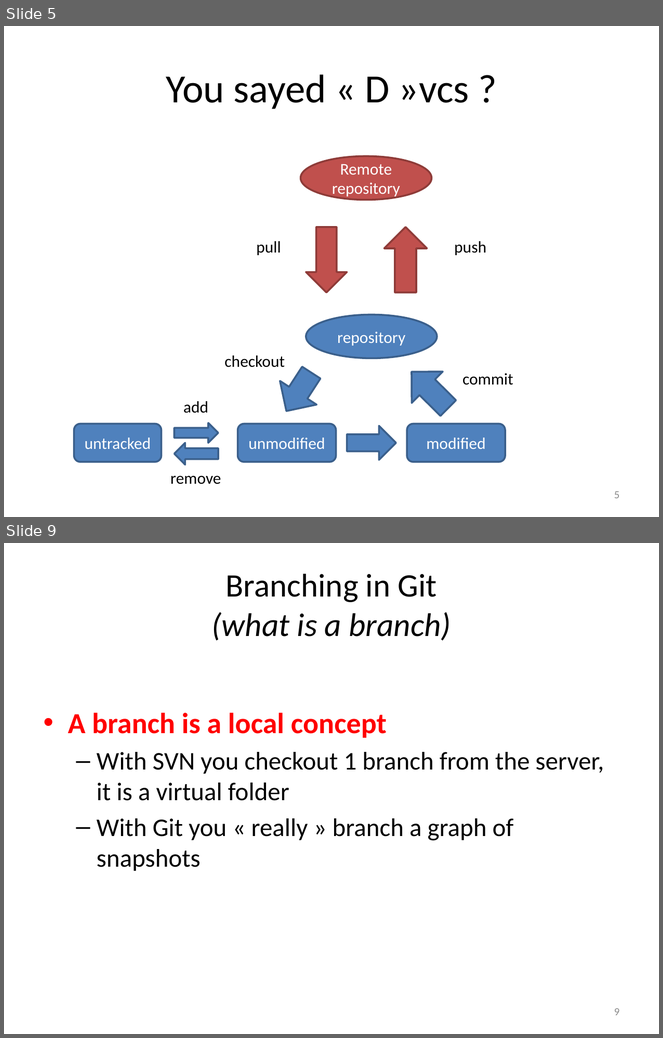
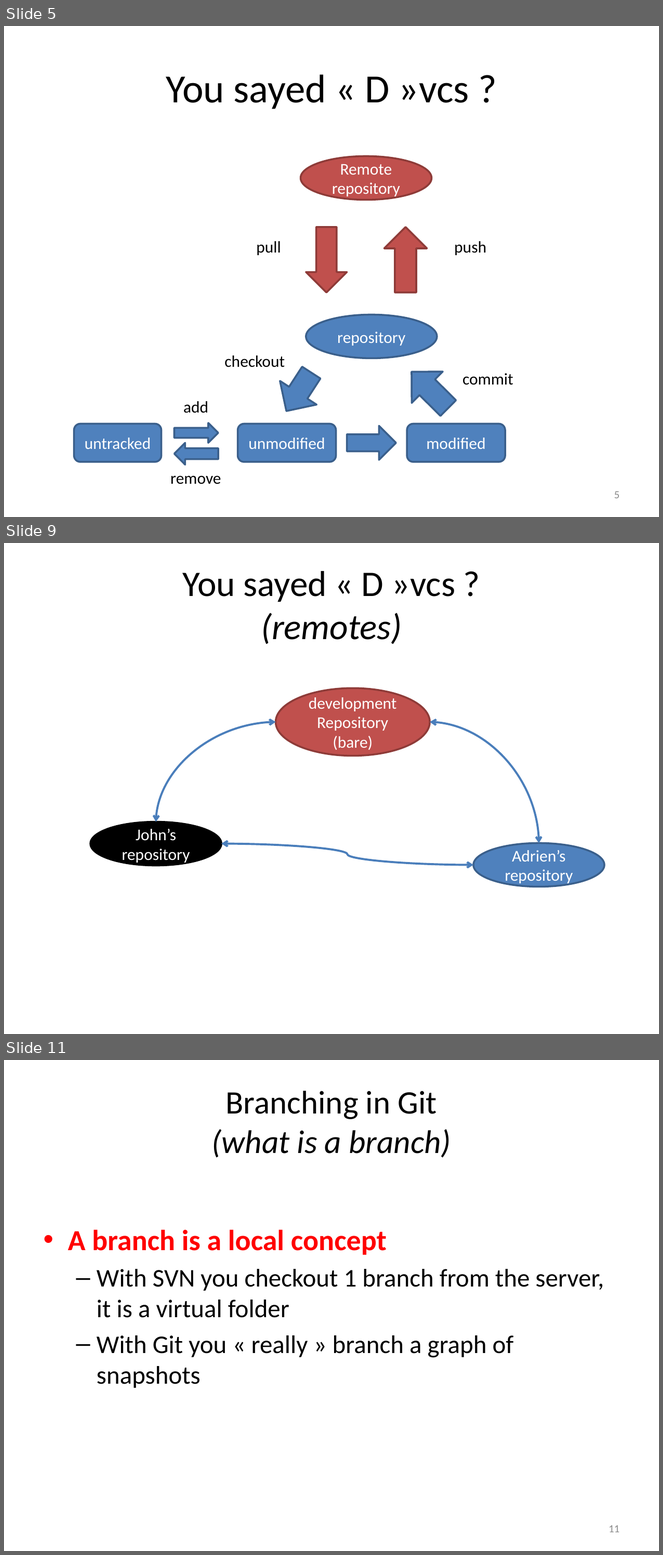
Before and after one commit to adrien59cadri/git_presentation, a slide deck: powerpoint/Nouveau Microsoft PowerPoint Presentation.pptx. Shown one above the other, each under a label of ours: slides 5 and 9 before the commit, slides 5, 9 and 11 after it; the slides between them are not shown. The pictures are 663x1038 and 663x1555 pixels, drawn with LibreOffice and Linux fonts; fonts in the diff are those of the drawing. Boxes give left, top, right and bottom in pixels: in the first picture for what was removed or moved away, otherwise in the second. Text is boxed around its words. In the diff, an @@ line names an element or a change of style, - is before the commit and + after.

```diff
--- a/powerpoint/Nouveau Microsoft PowerPoint Presentation.pptx
+++ b/powerpoint/Nouveau Microsoft PowerPoint Presentation.pptx
@@ slide 9 added at (x1=4, y1=543, x2=659, y2=1034), background #FFFFFF @@
@@ title added at (x1=183, y1=571, x2=455, y2=644), 39.6 pt, text #000000 @@
+You sayed « D »vcs ?
+(remotes)
@@ ellipse added at (x1=276, y1=689, x2=430, y2=756), fill #C0504D, outline #8E3B39 2 pt, 18 pt, text #FFFFFF @@
+development
+Repository
+(bare)
@@ curved double arrow added from (276, 722) to (156, 822), #4B7EBC 2.25 pt @@
@@ curved double arrow added from (430, 722) to (539, 843), #4B7EBC 2.25 pt @@
@@ ellipse added at (x1=90, y1=822, x2=221, y2=866), fill #000000, outline #000000 2 pt, 18 pt, text #FFFFFF @@
+John’s
+repository
@@ curved double arrow added from (221, 844) to (474, 865), #4B7EBC 2.25 pt @@
@@ ellipse added at (x1=474, y1=843, x2=605, y2=887), fill #4F81BD, outline #3A5F8C 2 pt, 18 pt, text #FFFFFF @@
+Adrien’s
+repository
@@ what was slide 9 is now slide 11 @@
@@ page number at (x1=609, y1=1525, x2=620, y2=1533): text changed @@
-9
+11
```
Also in this commit, not shown: 1 slide changed, 3 other slides added, 2 slides removed.
